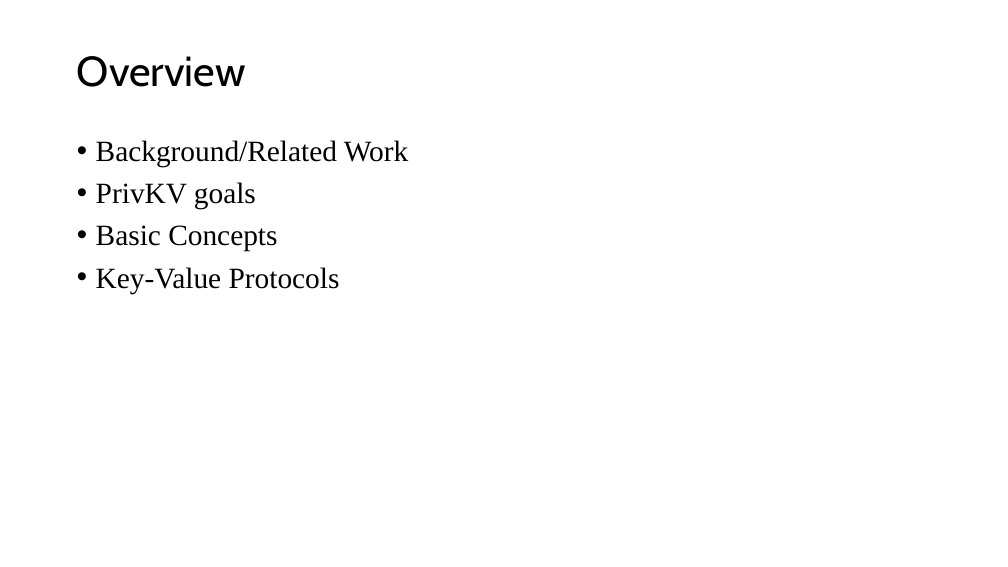
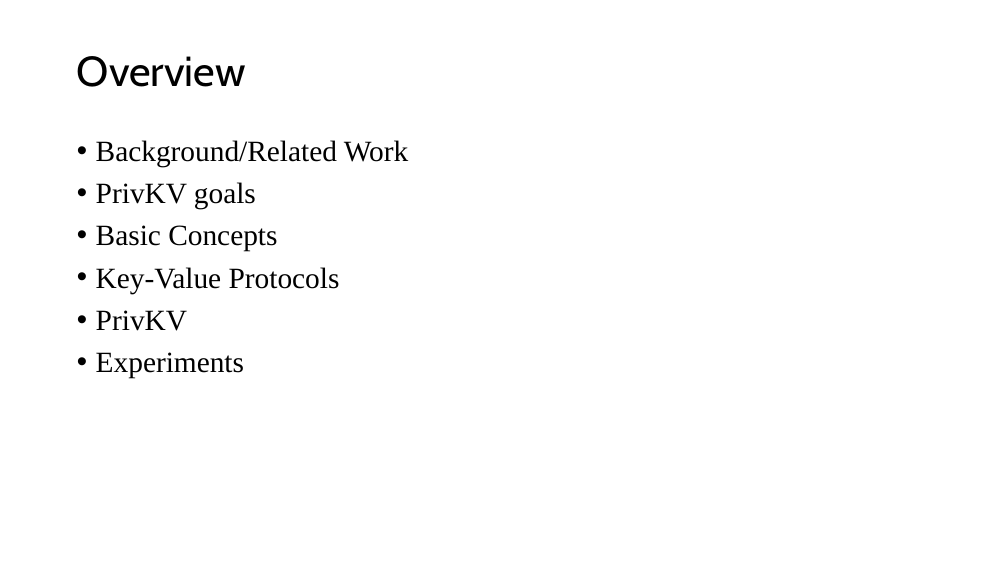
Before and after one commit to CodeFluent/Notes, a slide deck: slide 2 of CS-6223/hw/Grad_Project/Final Documents/PrivKV Differential Privacy for Key Value Structured Data.pptx. Drawn at 1008x567 pixels with LibreOffice and Linux fonts; fonts in the diff are those of the drawing. Boxes give left, top, right and bottom in pixels: in the first picture for what was removed or moved away, otherwise in the second. Text is boxed around its words. In the diff, an @@ line names an element or a change of style, - is before the commit and + after.

Commit message:
fixed table of contents

```diff
--- a/CS-6223/hw/Grad_Project/Final Documents/PrivKV Differential Privacy for Key Value Structured Data.pptx
+++ b/CS-6223/hw/Grad_Project/Final Documents/PrivKV Differential Privacy for Key Value Structured Data.pptx
@@ text at bbox=[96, 310, 244, 378]: paragraphs added @@
+• PrivKV
+• Experiments
```
